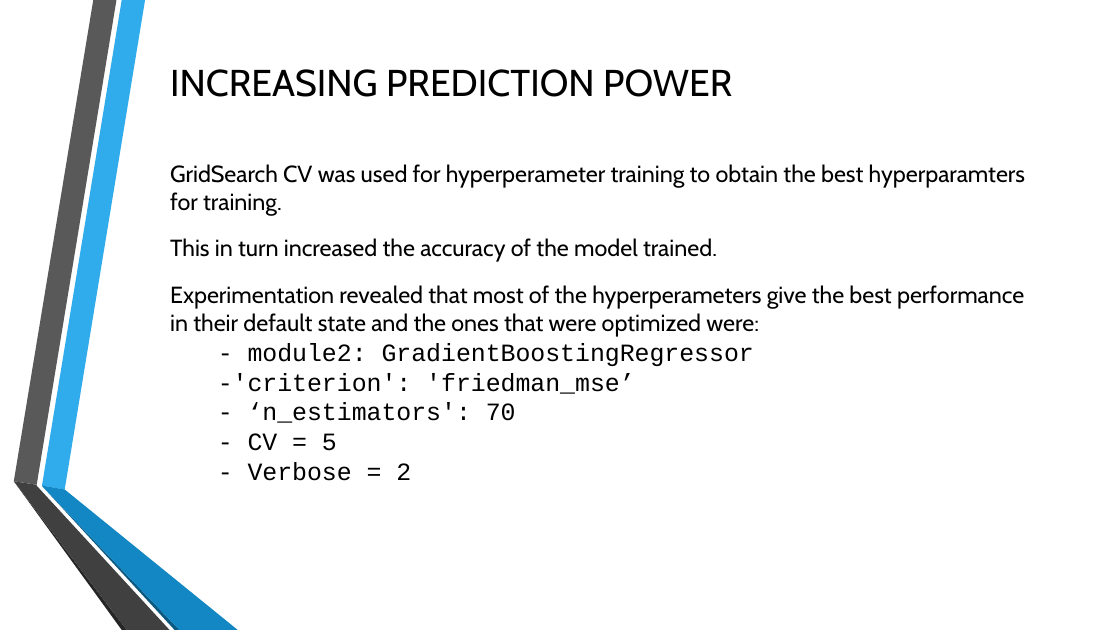
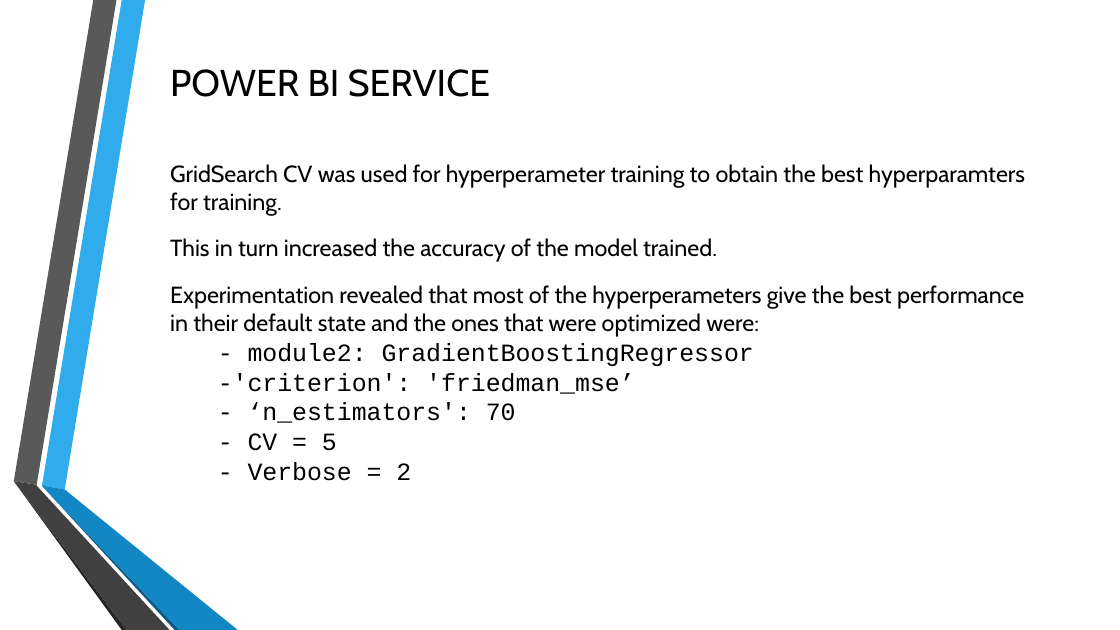
Before and after one commit to krishnan5307/Amazon-sales-data-analytics, a slide deck: slide 7 of Final_Project_Report_amazon_sale_data_analytics.pptx (slide 6 before the commit). Drawn at 1120x630 pixels with LibreOffice and Linux fonts; fonts in the diff are those of the drawing; background and template pictures are left out. Boxes give left, top, right and bottom in pixels: in the first picture for what was removed or moved away, otherwise in the second. Text is boxed around its words. In the diff, an @@ line names an element or a change of style, - is before the commit and + after.

```diff
--- a/Final_Project_Report_amazon_sale_data_analytics.pptx
+++ b/Final_Project_Report_amazon_sale_data_analytics.pptx
@@ title at <box>170,69,490,97</box>: text changed @@
-INCREASING PREDICTION POWER
+POWER BI SERVICE
```
Also in this commit, not shown: 5 other slides changed, 2 slides added, 1 slide removed.
